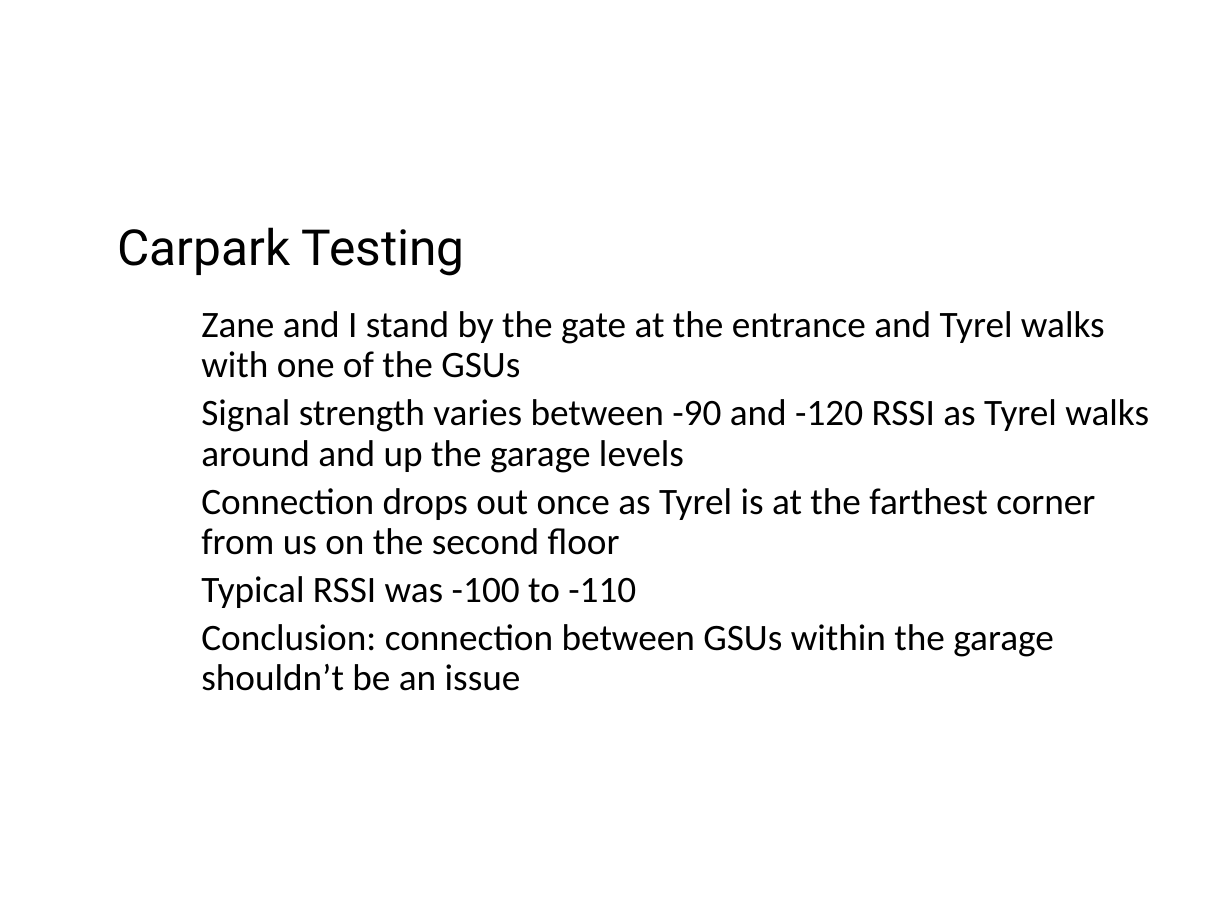
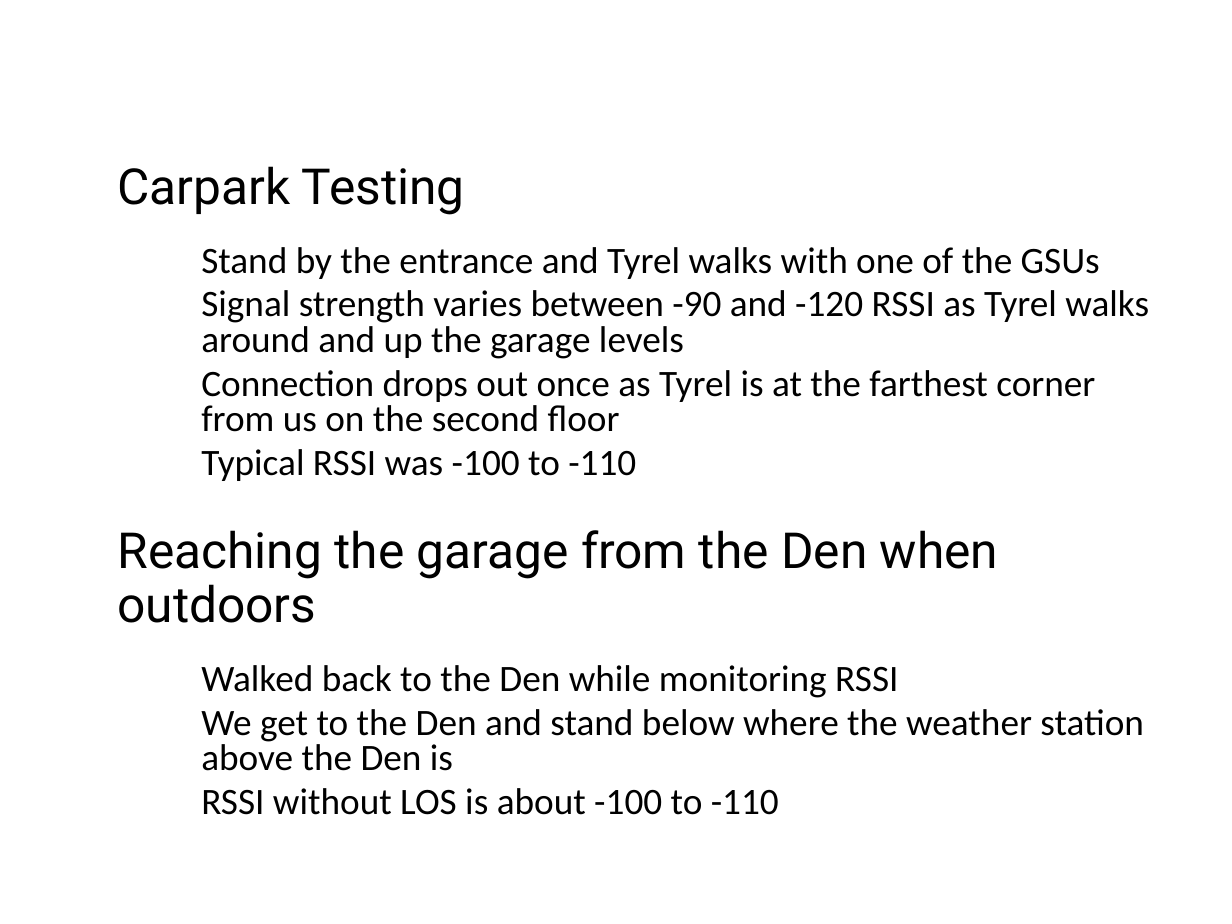
Before and after one commit to Jaxal83/parkingSensor, a slide deck: slide 17 of PDR.odp. Drawn at 1232x924 pixels with LibreOffice and Linux fonts; fonts in the diff are those of the drawing; background and template pictures are left out. Boxes give left, top, right and bottom in pixels: in the first picture for what was removed or moved away, otherwise in the second. Text is boxed around its words. In the diff, an @@ line names an element or a change of style, - is before the commit and + after.

```diff
--- a/PDR.odp
+++ b/PDR.odp
@@ text "Carpark Testing": place and size @@
-text "Carpark Testing" at (117, 227, 1149, 691)
+text "Carpark Testing" at (117, 166, 1149, 815)
@@ text at (117, 166, 1149, 481): line spacing 1 to 0.9; line spacing 0.9 to 0.8 @@
@@ text at (201, 247, 1100, 279): text changed @@
-  • Zane and I stand by the gate at the entrance and Tyrel walks with one of the GSUs
+  • Stand by the entrance and Tyrel walks with one of the GSUs
@@ text at (117, 530, 1144, 815): text changed @@
-  • Conclusion: connection between GSUs within the garage shouldn’t be an issue
+• Reaching the garage from the Den when outdoors
+  • Walked back to the Den while monitoring RSSI
+  • We get to the Den and stand below where the weather station above the Den is
+  • RSSI without LOS is about -100 to -110
```
Also in this commit, not shown: 2 other slides changed, 1 slide removed.
